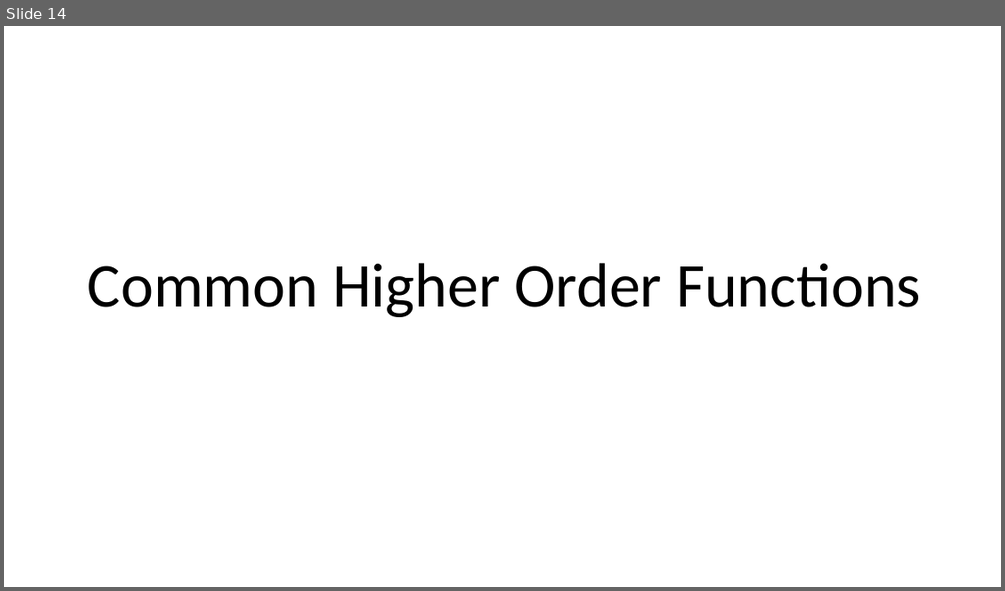
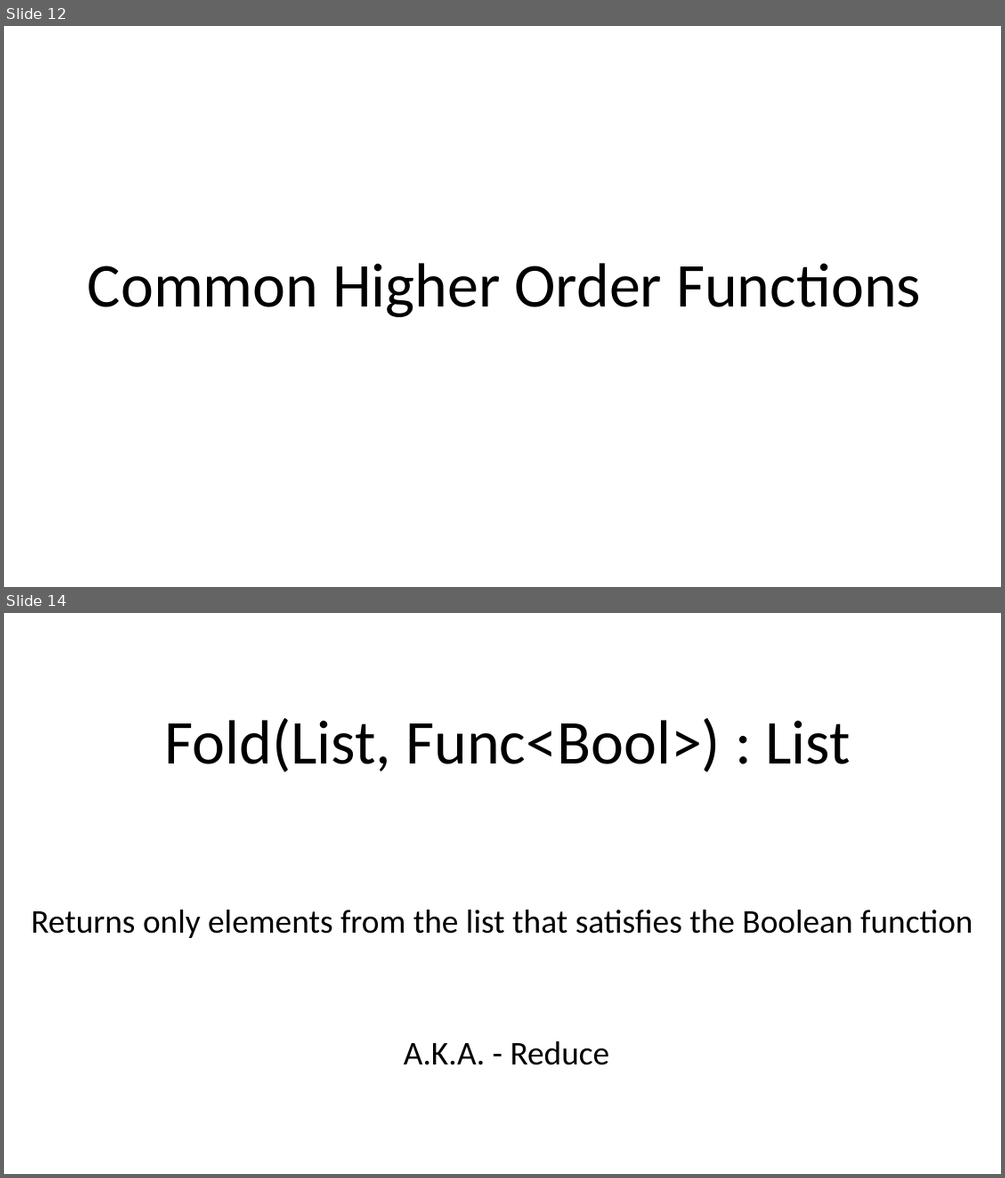
Before and after one commit to armadilloNik/FunctionalCSharpSig, a slide deck: slides/FpViaCSharp.pptx. Shown one above the other, each under a label of ours: slide 14 before the commit, slides 12 and 14 after it; the slides between them are not shown. The pictures are 1005x591 and 1005x1178 pixels, drawn with LibreOffice and Linux fonts; fonts in the diff are those of the drawing. Boxes give left, top, right and bottom in pixels: in the first picture for what was removed or moved away, otherwise in the second. Text is boxed around its words. In the diff, an @@ line names an element or a change of style, - is before the commit and + after.

Commit message:
list comprehension example

```diff
--- a/slides/FpViaCSharp.pptx
+++ b/slides/FpViaCSharp.pptx
@@ slide 14 added at <box>4,613,1001,1174</box>, background #FFFFFF @@
@@ title added at <box>164,718,850,772</box>, 60 pt, text #000000 @@
+Fold(List, Func<Bool>) : List
@@ text added at <box>31,909,972,938</box>, 32 pt, text #000000 @@
+Returns only elements from the list that satisfies the Boolean function
@@ text added at <box>404,1041,610,1065</box>, 32 pt, text #000000 @@
+A.K.A. - Reduce
@@ what was slide 14 is now slide 12 @@
```
Also in this commit, not shown: 2 slides changed, 2 other slides added, 3 slides removed, 5 other files.
